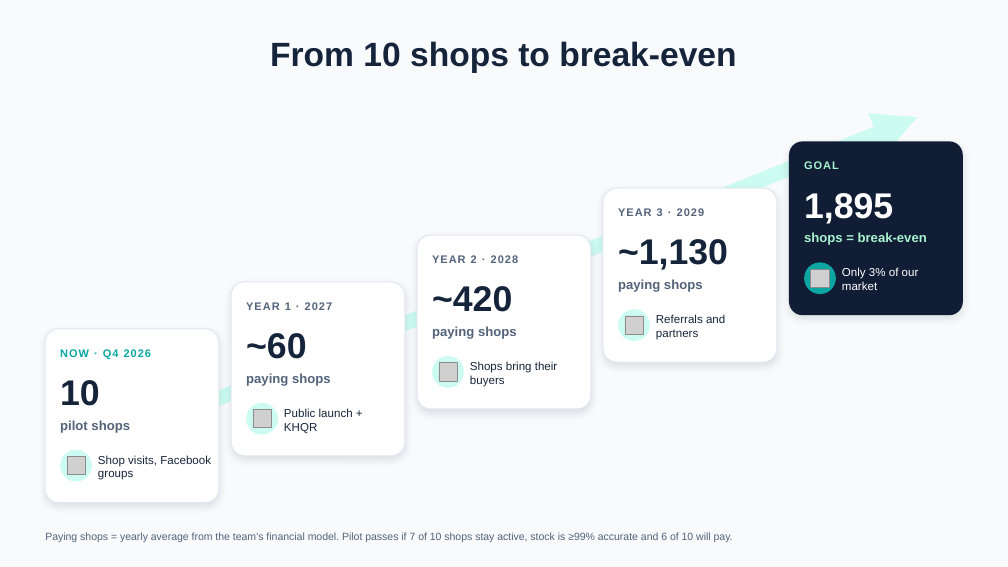
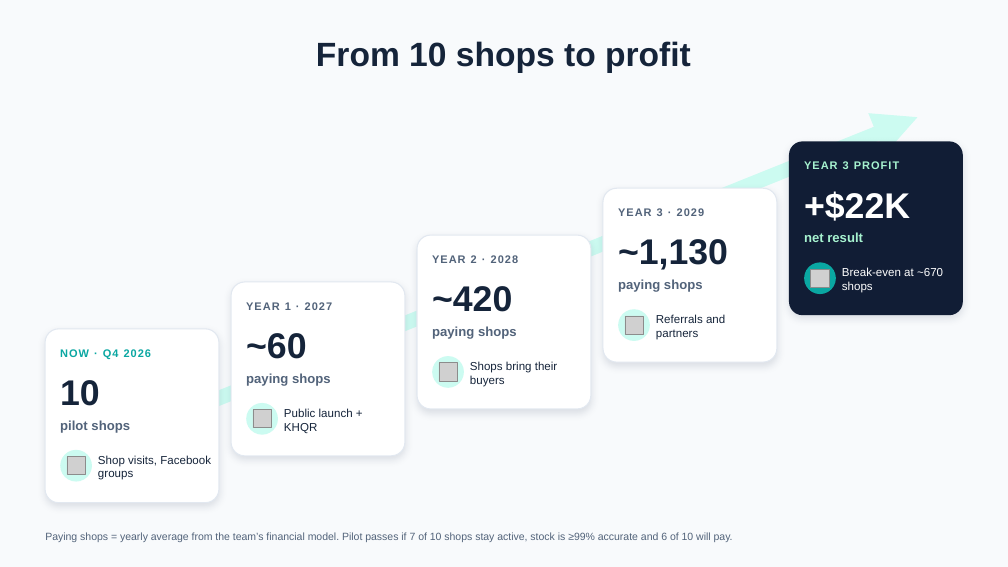
Before and after one commit to mengchheanglong/rentify-unipreneur, a slide deck: slide 1 of output/drafts/Rentify_v6_slide14_grow.pptx. Drawn at 1008x567 pixels with LibreOffice and Linux fonts; fonts in the diff are those of the drawing; grey boxes stand for pictures. Boxes give left, top, right and bottom in pixels: in the first picture for what was removed or moved away, otherwise in the second. Text is boxed around its words. In the diff, an @@ line names an element or a change of style, - is before the commit and + after.

```diff
--- a/output/drafts/Rentify_v6_slide14_grow.pptx
+++ b/output/drafts/Rentify_v6_slide14_grow.pptx
@@ text at bbox=[316, 41, 691, 73]: text changed @@
-From 10 shops to break-even
+From 10 shops to profit
@@ text at bbox=[804, 161, 899, 169]: text changed @@
-GOAL
+YEAR 3 PROFIT
@@ text at bbox=[804, 191, 910, 221]: text changed @@
-1,895
++$22K
@@ text at bbox=[804, 232, 863, 242]: text changed @@
-shops = break-even
+net result
@@ text at bbox=[842, 267, 943, 293]: text changed @@
-Only 3% of our market
+Break-even at ~670 shops
```
Also in this commit, not shown: 7 other files.
